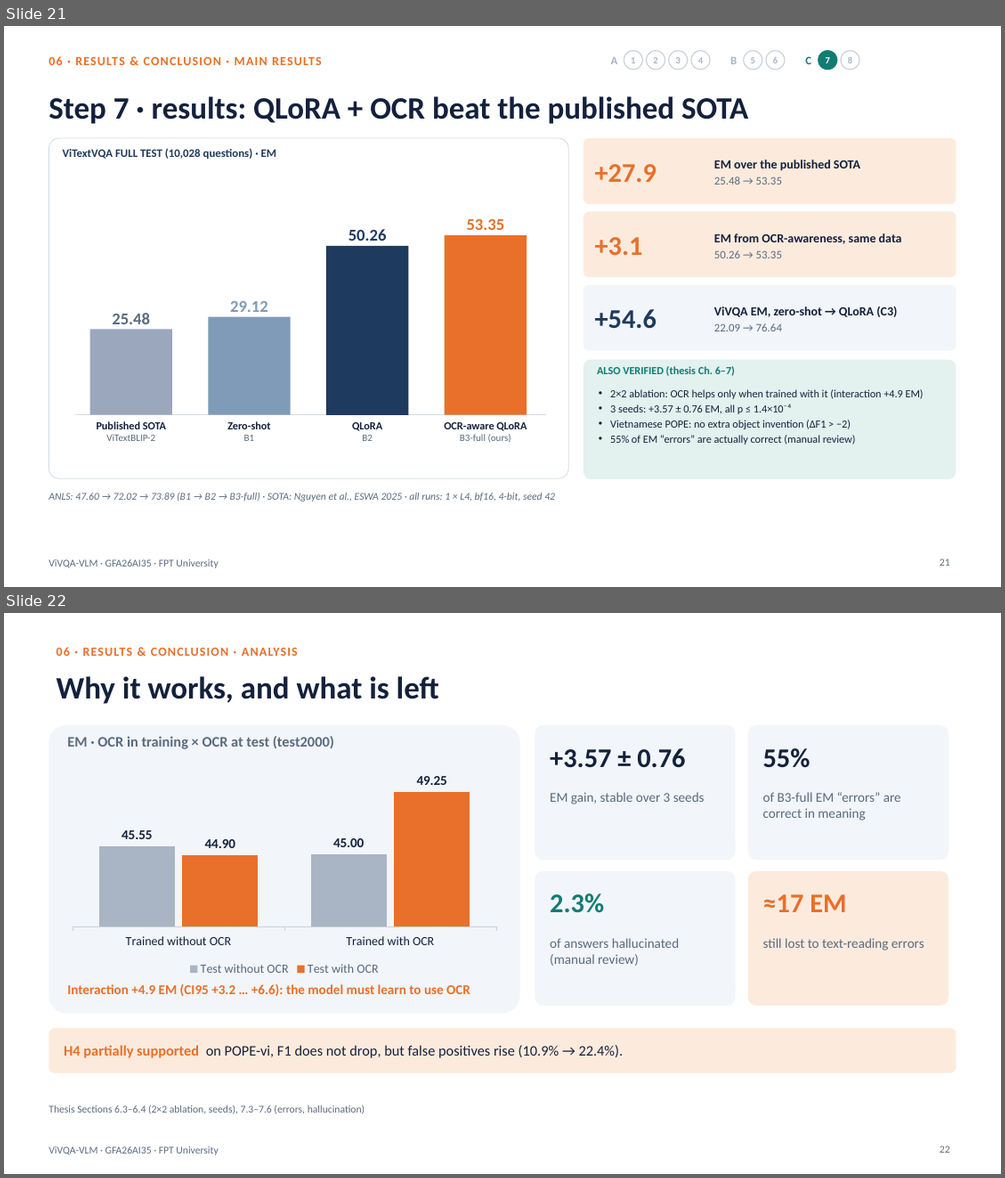
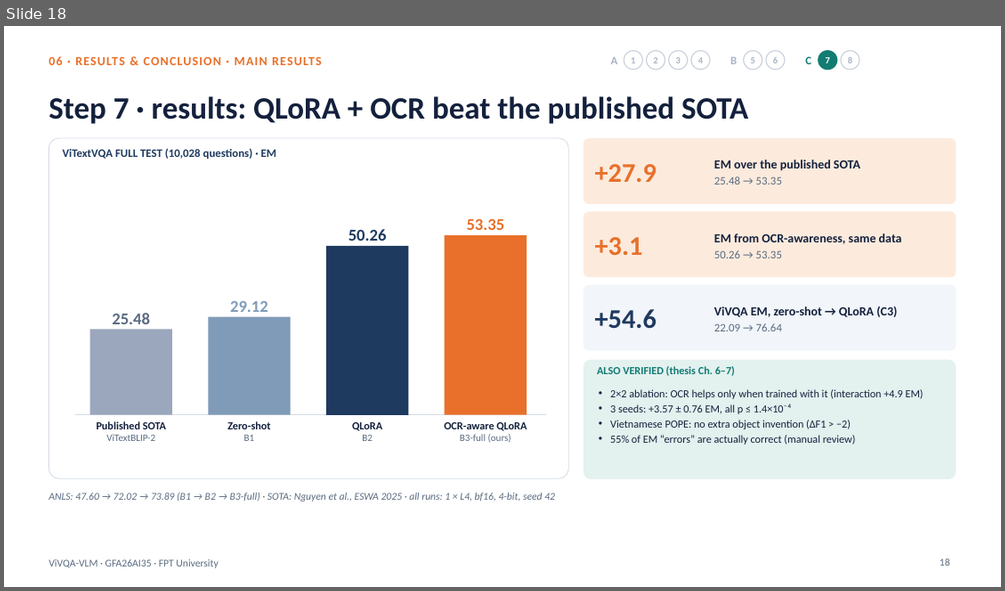
Before and after one commit to PLHGNAOH/ViVQA-VLM, a slide deck: docs/04_slides/KLTN_TA_Short.pptx. Shown one above the other, each under a label of ours: slides 21 and 22 before the commit, slide 18 after it. The pictures are 1005x1178 and 1005x591 pixels, drawn with LibreOffice and Linux fonts; fonts in the diff are those of the drawing; background and template pictures are left out. Boxes give left, top, right and bottom in pixels: in the first picture for what was removed or moved away, otherwise in the second. Text is boxed around its words. In the diff, an @@ line names an element or a change of style, - is before the commit and + after.

```diff
--- a/docs/04_slides/KLTN_TA_Short.pptx
+++ b/docs/04_slides/KLTN_TA_Short.pptx
@@ slide 22 removed at <box>4,613,1001,1174</box>, background #FFFFFF; not listed: 1 template element that a slide beside it also shows @@
@@ text removed at <box>57,647,298,656</box> @@
-06 · RESULTS & CONCLUSION · ANALYSIS
@@ title removed at <box>57,676,439,704</box> @@
-Why it works, and what is left
@@ rounded rectangle removed at <box>48,725,520,1013</box> @@
@@ text removed at <box>67,736,334,749</box> @@
-EM · OCR in training × OCR at test (test2000)
@@ rounded rectangle removed at <box>535,725,736,860</box> @@
@@ rounded rectangle removed at <box>748,725,948,860</box> @@
@@ column chart removed at <box>64,763,505,980</box> @@
-categories: Trained without OCR, Trained with OCR
-Test without OCR: 45.55, 45
-Test with OCR: 44.9, 49.25
@@ text removed at <box>550,748,685,768</box> @@
-+3.57 ± 0.76
@@ text removed at <box>763,748,810,768</box> @@
-55%
@@ text removed at <box>550,792,704,804</box> @@
-EM gain, stable over 3 seeds
@@ text removed at <box>763,792,901,820</box> @@
-of B3-full EM “errors” are correct in meaning
@@ rounded rectangle removed at <box>535,871,736,1005</box> @@
@@ rounded rectangle removed at <box>748,871,948,1005</box> @@
@@ text removed at <box>550,893,604,913</box> @@
-2.3%
@@ text removed at <box>763,894,846,912</box> @@
-≈17 EM
@@ text removed at <box>550,938,679,965</box> @@
-of answers hallucinated (manual review)
@@ text removed at <box>763,938,924,950</box> @@
-still lost to text-reading errors
@@ text removed at <box>67,984,470,996</box> @@
-Interaction +4.9 EM (CI95 +3.2 … +6.6): the model must learn to use OCR
@@ rounded rectangle removed at <box>48,1028,956,1073</box> @@
@@ text removed at <box>64,1045,623,1058</box> @@
-H4 partially supported on POPE-vi, F1 does not drop, but false positives rise (10.9% → 22.4%).
@@ text removed at <box>48,1104,365,1114</box> @@
-Thesis Sections 6.3–6.4 (2×2 ablation, seeds), 7.3–7.6 (errors, hallucination)
@@ page number removed at <box>939,1145,950,1152</box> @@
-22
@@ what was slide 21 is now slide 18 @@
@@ page number at <box>939,558,950,565</box>: text changed @@
-21
+18
```
Also in this commit, not shown: 1 slide changed, 4 other slides removed, 1 other file.
